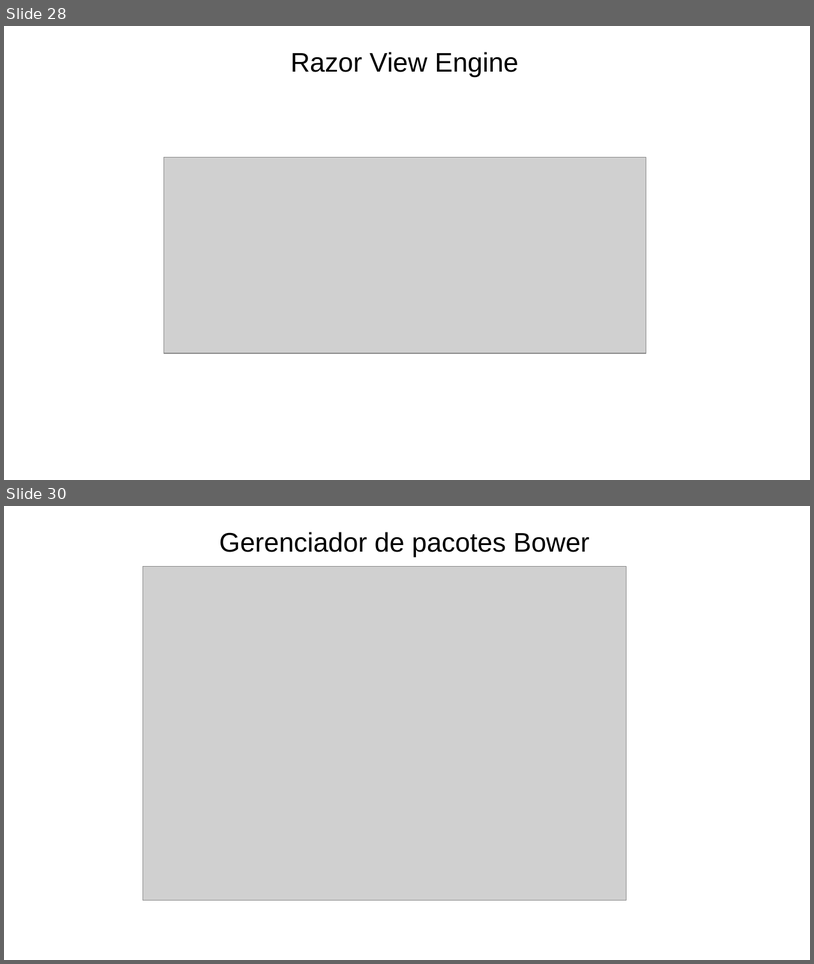
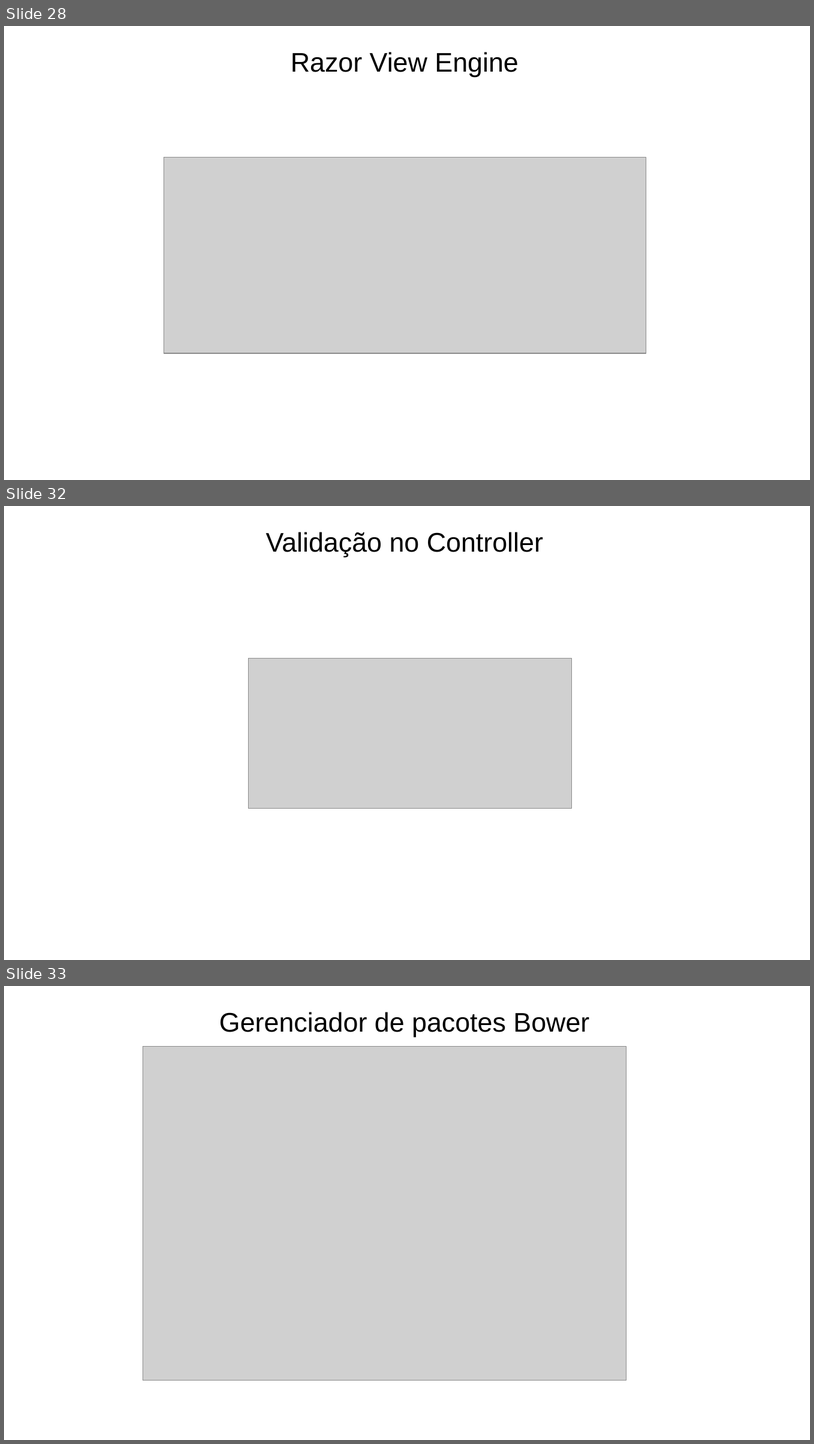
Before and after one commit to prodest/workshop-aspnet-core-mvc, a slide deck: workshop-aspnet-core-mvc.pptx. Shown one above the other, each under a label of ours: slides 28 and 30 before the commit, slides 28, 32 and 33 after it; the slides between them are not shown. The pictures are 814x964 and 814x1444 pixels, drawn with LibreOffice and Linux fonts; fonts in the diff are those of the drawing; grey boxes stand for pictures; background and template pictures are left out. Boxes give left, top, right and bottom in pixels: in the first picture for what was removed or moved away, otherwise in the second. Text is boxed around its words. In the diff, an @@ line names an element or a change of style, - is before the commit and + after.

```diff
--- a/workshop-aspnet-core-mvc.pptx
+++ b/workshop-aspnet-core-mvc.pptx
@@ slide 32 added at box(4, 506, 810, 960), background #FFFFFF @@
@@ text added at box(266, 532, 543, 557), 32 pt, text #000000 @@
+Validação no Controller
@@ picture added at box(248, 658, 572, 808) @@
@@ what was slide 30 is now slide 33 @@
```
Also in this commit, not shown: 3 slides changed, 10 other slides added, 12 other files.
